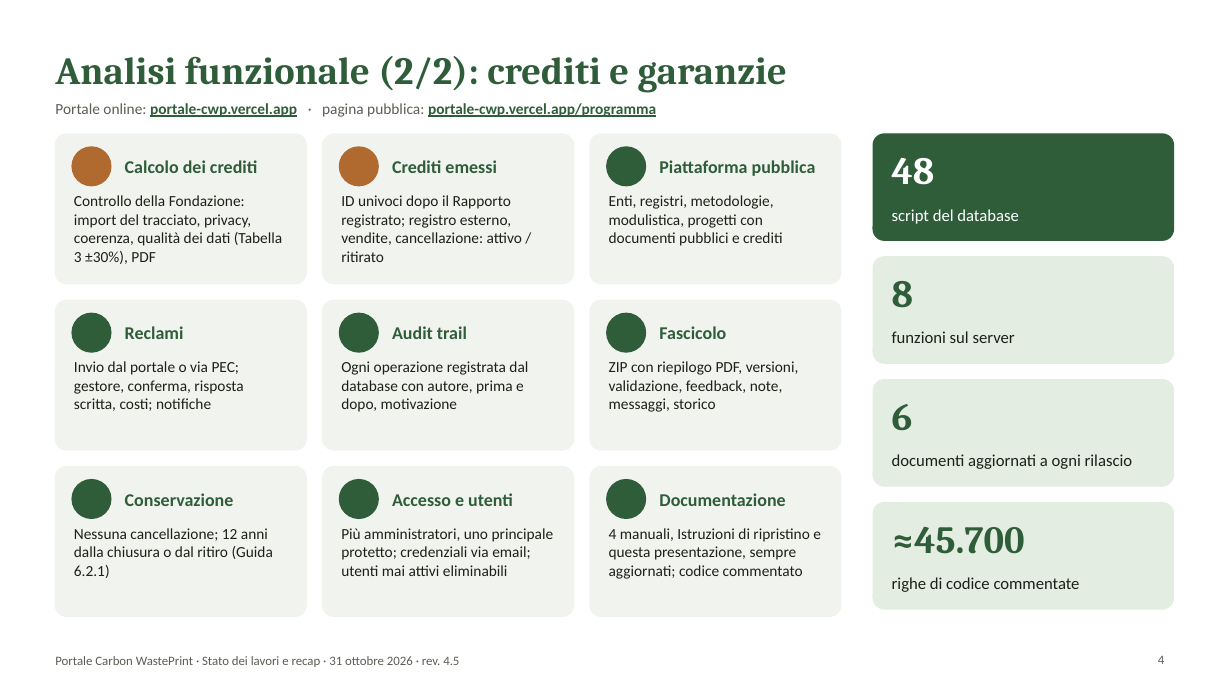
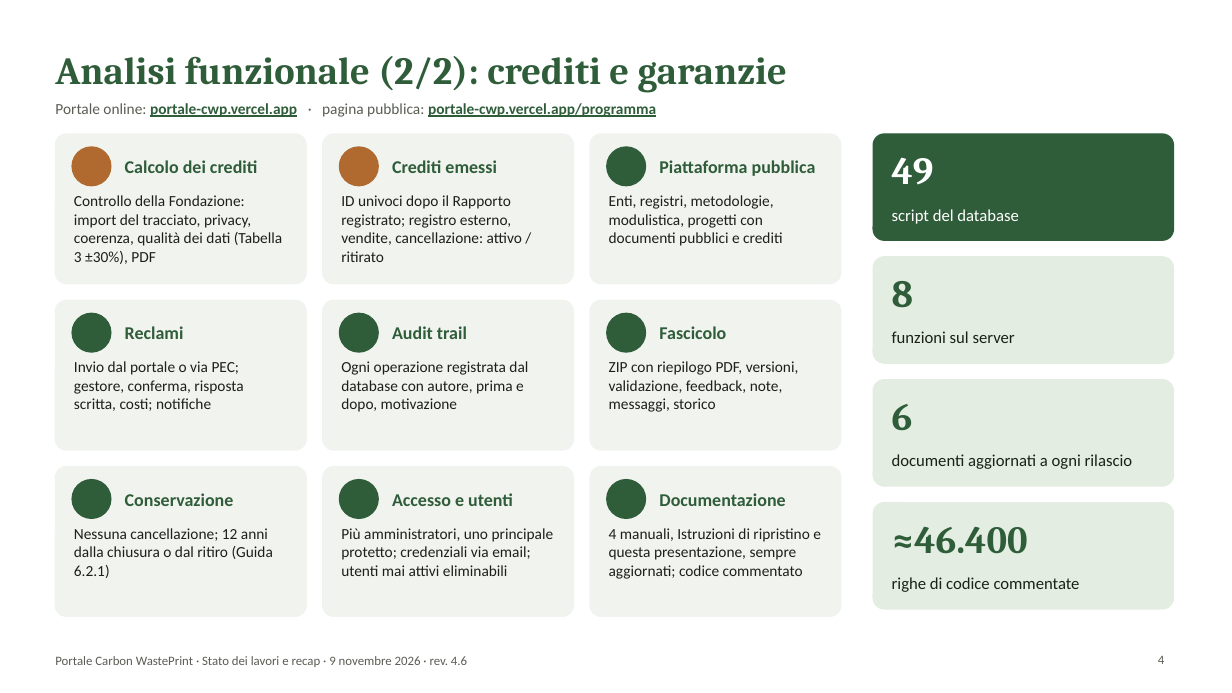
Before and after one commit to lucamorettioperate/portale-cwp, a slide deck: slide 4 of public/documentazione/Presentazione_Portale_CWP.pptx. Drawn at 1232x693 pixels with LibreOffice and Linux fonts; fonts in the diff are those of the drawing; background and template pictures are left out. Boxes give left, top, right and bottom in pixels: in the first picture for what was removed or moved away, otherwise in the second. Text is boxed around its words. In the diff, an @@ line names an element or a change of style, - is before the commit and + after.

```diff
--- a/public/documentazione/Presentazione_Portale_CWP.pptx
+++ b/public/documentazione/Presentazione_Portale_CWP.pptx
@@ text at (892, 158, 934, 184): text changed @@
-48
+49
@@ text at (892, 527, 1028, 554): text changed @@
-≈45.700
+≈46.400
@@ text at (55, 656, 467, 667): text changed @@
-Portale Carbon WastePrint · Stato dei lavori e recap · 31 ottobre 2026 · rev. 4.5
+Portale Carbon WastePrint · Stato dei lavori e recap · 9 novembre 2026 · rev. 4.6
```
Also in this commit, not shown: 17 other slides changed, 1 slide added, 44 other files.
